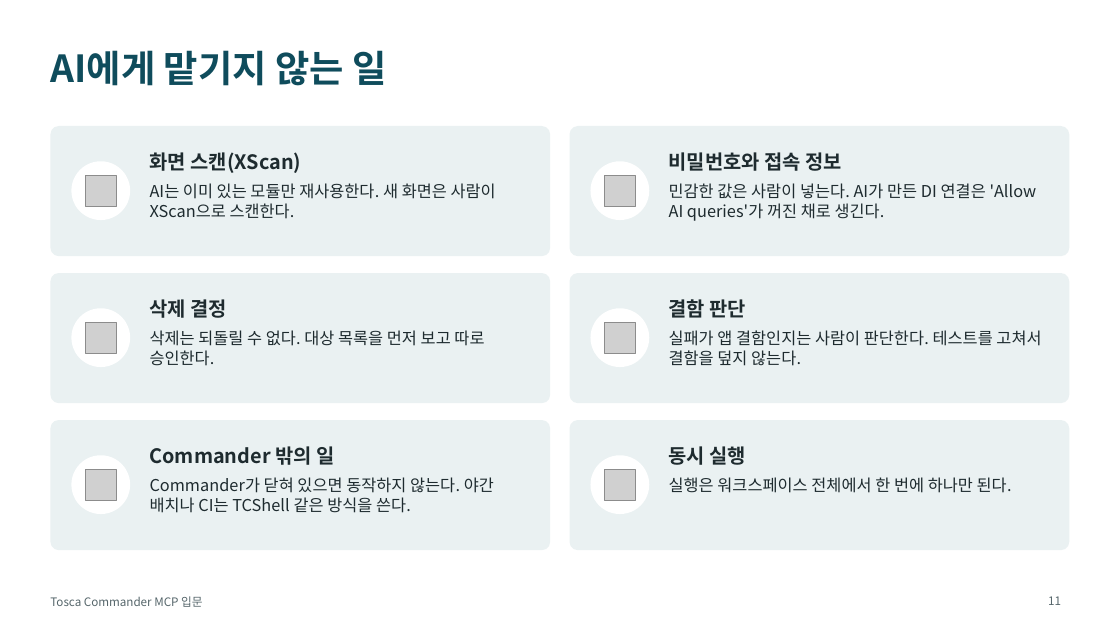
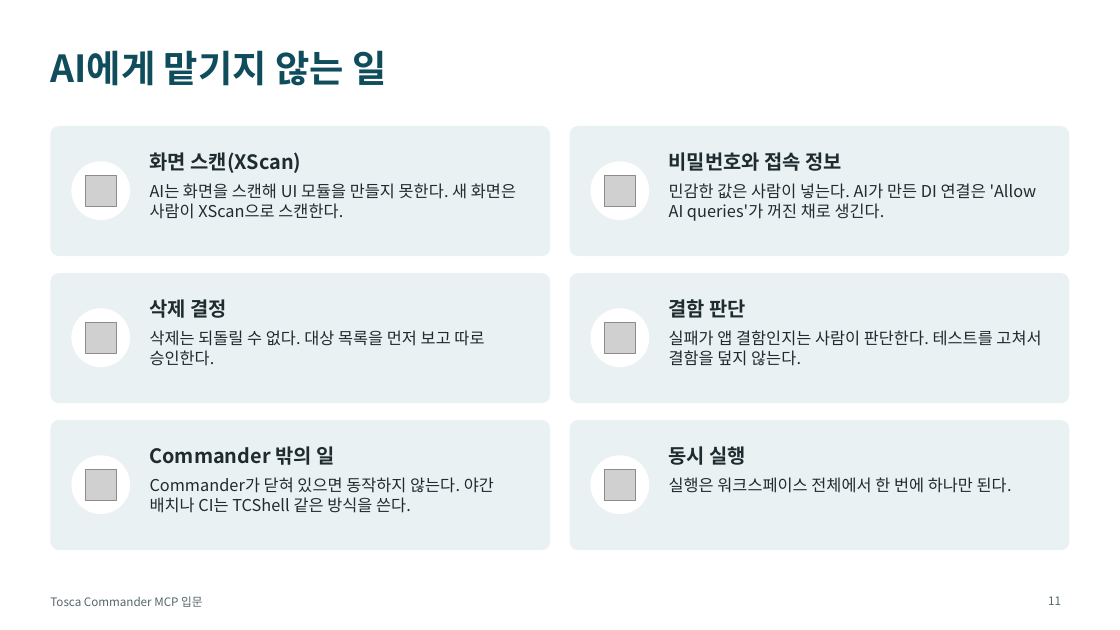
Before and after one commit to tjkim0725/Agent, a slide deck: slide 11 of tosca-mcp-training/Tosca_Commander_MCP_교육자료.pptx. Drawn at 1120x630 pixels with LibreOffice and Linux fonts; fonts in the diff are those of the drawing; grey boxes stand for pictures. Boxes give left, top, right and bottom in pixels: in the first picture for what was removed or moved away, otherwise in the second. Text is boxed around its words. In the diff, an @@ line names an element or a change of style, - is before the commit and + after.

```diff
--- a/tosca-mcp-training/Tosca_Commander_MCP_교육자료.pptx
+++ b/tosca-mcp-training/Tosca_Commander_MCP_교육자료.pptx
@@ text at box(150, 183, 516, 219): text changed @@
-AI는 이미 있는 모듈만 재사용한다. 새 화면은 사람이 XScan으로 스캔한다.
+AI는 화면을 스캔해 UI 모듈을 만들지 못한다. 새 화면은 사람이 XScan으로 스캔한다.
```
Also in this commit, not shown: 20 other slides changed, 6 other files.
